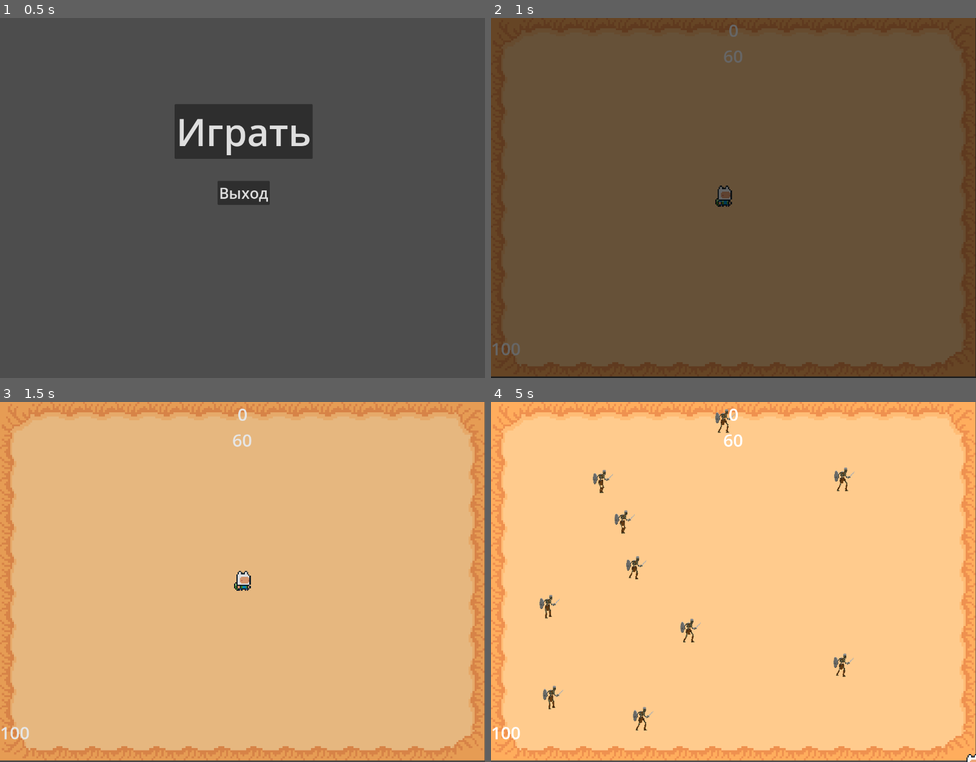
Above: before the commit, frames 1-4 (two rows, left to right).
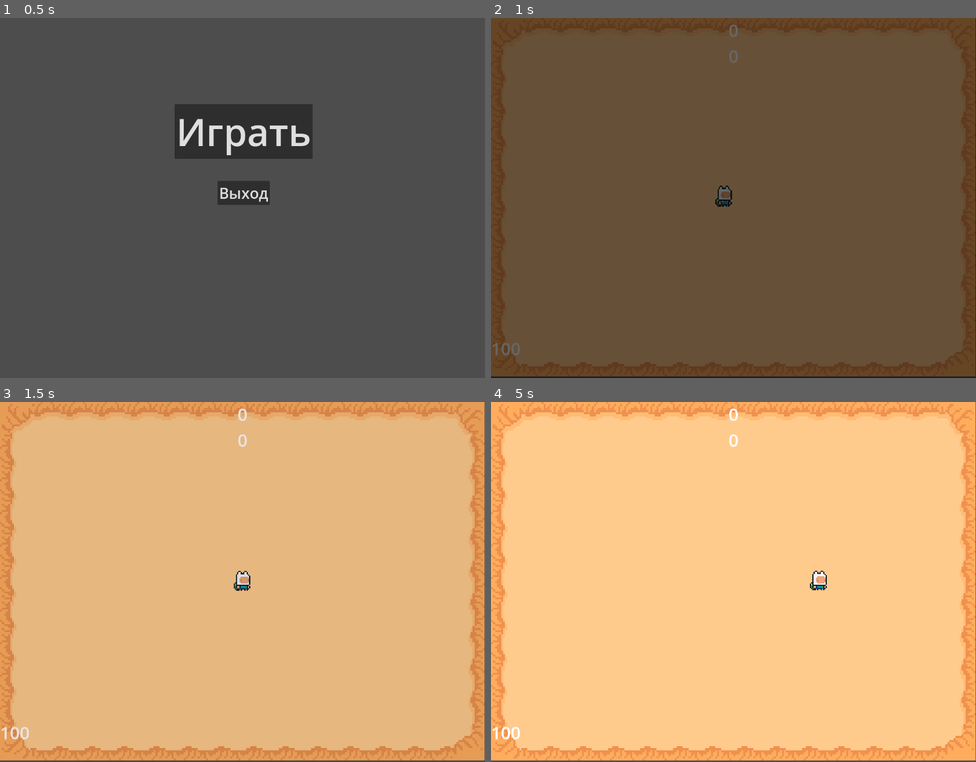
Above: after the commit, the same moments.

Repository: Icehummer2012/Oasis-Game
Game: Godot game, scene res://scenes/menu.tscn
The game is run twice, just before and just after one commit, with the same random seed, the same clock (stepped at 60 frames per second) and the same inputs.
Inputs:
- Up to frame 1 (0.5 s): no input
- Up to frame 2 (1 s): click "Играть" at 0.5 s
- Up to frame 3 (1.5 s): hold Right (ui_right) from 1.28 s (still down); tap E (interact) at 1.35 s
- Up to frame 4 (5 s): release Right (ui_right) at 2.03 s; hold Down (ui_down) 2.03-2.78 s; tap E (interact) every 0.75 s from 2.1 to 4.35 s; hold Right (ui_right) 2.78-3.53 s; hold Up (ui_up) 3.53-4.28 s; hold Left (ui_left) from 4.28 s (still down)

Frame 1 is identical in both runs. In frame 2, less than 0.1% of the frame differs, in the area x 48-52%, y 8-13%; in frame 3, 0.1%; in frame 4, 1.2%, in the area x 10-100%, y 2-100%.
Error before the commit: Invalid access to property or key 'speed_player' on a base object of type 'Node (GlobalManager)'. (res://scripts/player/player.gd:88)
Error after the commit: Parse Error: Unexpected "Identifier" in class body. (res://scripts/mobs/skeleton.gd:84)

Commit message:
Auto-update

Diff:
--- a/project.godot
+++ b/project.godot
@@ -10,7 +10,7 @@
 
 [application]
 
-config/name="Game"
+config/name="Oasis"
 run/main_scene="res://scenes/menu.tscn"
 config/features=PackedStringArray("4.2", "Mobile")
 
--- a/scenes/hud.tscn
+++ b/scenes/hud.tscn
@@ -35,7 +35,7 @@
 horizontal_alignment = 1
 vertical_alignment = 1
 
-[node name="Time" type="Label" parent="VBoxContainer"]
+[node name="TimeLabel" type="Label" parent="VBoxContainer"]
 layout_mode = 2
 text = "60"
 label_settings = SubResource("LabelSettings_pfgwg")
--- a/scenes/player.tscn
+++ b/scenes/player.tscn
@@ -171,7 +171,7 @@
 [sub_resource type="CircleShape2D" id="CircleShape2D_pinx7"]
 radius = 66.3407
 
-[node name="Player" type="CharacterBody2D" groups=["Player"]]
+[node name="Player" type="CharacterBody2D" groups=["players"]]
 light_mask = 2
 z_index = 4
 scale = Vector2(2.9546, 2.9546)
--- a/scripts/global/Global.gd
+++ b/scripts/global/Global.gd
@@ -2,11 +2,12 @@
 class_name GlobalManager
 
 # Глобальные переменные
+var speed_player = 200
 var stage_game = 1
 var location = "village"
 var points = 0
 var score = 0
-var hp = 100  # Добавьте эту строку, если ее нет
+var hp = 100
 
 # Глобальные функции
 func reset_game():
--- a/scripts/mobs/skeleton.gd
+++ b/scripts/mobs/skeleton.gd
@@ -2,7 +2,6 @@
 class_name Mobs
 
 # Переменные
-@onready var player = get_parent().get_node("Player")
 @onready var anim = $AnimatedSprite2D
 var speed = 50 + Global.stage_game
 var damage_mobs = 1 + Global.stage_game
@@ -11,11 +10,21 @@
 var rate_of_fire = 0.25
 var all_target_player = []
 var life = true
+var players = []
 
 # Сигналы
 signal killed
 
 # Основная функция
+func _ready():
+	# Ищем всех игроков в группе "players"
+	players = get_tree().get_nodes_in_group("players")
+	if players.size() == 0:
+		print("No players found")
+	else:
+		print("Players found: ", players.size())
+
+# Основная функция физического процесса
 func _physics_process(_delta):
 	if life:
 		walking()
@@ -24,11 +33,21 @@
 
 # Передвижение моба
 func walking():
-	if player != null:
-		var direction = (player.position - position).normalized()
-		velocity = direction * speed
-		anim.flip_h = direction.x < 0
-		anim.play("Walk")
+	if players.size() > 0:
+		# Ищем ближайшего игрока
+		var nearest_player = null
+		var nearest_distance = INF
+		for player in players:
+			var distance = global_position.distance_to(player.global_position)
+			if distance < nearest_distance:
+				nearest_distance = distance
+				nearest_player = player
+
+		if nearest_player != null:
+			var direction = (nearest_player.global_position - global_position).normalized()
+			velocity = direction * speed
+			anim.flip_h = direction.x < 0
+			anim.play("Walk")
 
 # Атака
 func attack():
@@ -62,3 +81,4 @@
 func _on_Area2D_body_exited(body):
 	if body is Player:
 		all_target_player.erase(body)
+ц
--- a/scripts/player/player.gd
+++ b/scripts/player/player.gd
@@ -2,134 +2,97 @@
 class_name Player
 
 # ЗАГРУЗКА СЦЕН:
-# Узел для отображения метки взаимодействия
 @onready var InteractLabel = $Interaction/InteractLabel
-# Загрузка сцены с лазером
 @onready var laser_scene = preload("res://scenes/shot.tscn")
 
 # СИГНАЛЫ:
-# Сигнал для выстрела лазером
 signal laser_shot(laser_scene, location, target, damage)
-# Сигнал для изменения HP
 signal HP_change(HP)
 
 # ПЕРЕМЕННЫЕ:
-# Константы для ускорения и трения
 const accel = 1200
 const friction = 1400
-# Вектор для движения
 var movement_vector = Vector2.ZERO
-# Список всех объектов для взаимодействия
 var all_interaction = []
-# Список всех целей для атаки
 var all_target_attack = []
-# Текущая цель для атаки
 var target = null
-# Флаг перезарядки
 var shoot_cd = false
-# Скорость стрельбы
 var rate_of_fire = 0.25
-# Урон
 var damage = 10
-# Очки здоровья
 var HP = 100
 
 # ФУНКЦИИ:
-# Функция, выполняемая при готовности узла
 func _ready():
 	pass
 
-# Основная функция процесса
 func _process(_delta):
-	# Если есть цели для атаки, сортируем их по расстоянию и выбираем ближайшую
 	if all_target_attack:
 		all_target_attack.sort_custom(_sort_distance)
 		target = all_target_attack[0]
-		# Проверяем, можно ли стрелять
 		if not shoot_cd:
 			shoot_cd = true
 			shoot()
-			# Ждем таймера перед следующим выстрелом
 			await get_tree().create_timer(rate_of_fire).timeout
 			shoot_cd = false
-	# Если здоровье меньше или равно 0, удаляем узел
 	if HP <= 0:
 		queue_free()
 
-# Функция для физического процесса
 func _physics_process(_delta):
 	player_movement(_delta)
-	# Проверка нажатия кнопки взаимодействия
 	if Input.is_action_just_pressed("interact"):
 		execute_interaction()
-	# Передвижение узла
 	move_and_slide()
-	# Ограничение передвижения игрока в пределах видимой области
 	global_position = global_position.clamp(Vector2.ZERO, get_viewport_rect().size)
 
-# Функция для получения ввода от пользователя
 func get_input():
 	movement_vector.x = int(Input.is_action_pressed("ui_right")) - int(Input.is_action_pressed("ui_left"))
 	movement_vector.y = int(Input.is_action_pressed("ui_down")) - int(Input.is_action_pressed("ui_up"))
 	return movement_vector.normalized()
 
-# Функция для движения игрока с учетом ускорения и трения
 func player_movement(delta):
 	movement_vector = get_input()
 	if movement_vector == Vector2.ZERO:
-		# Если нет ввода, применяем трение для остановки
 		if velocity.length() > (friction * delta):
 			velocity -= velocity.normalized() * (friction * delta)
 		else:
 			velocity = Vector2.ZERO
 	else:
-		# Применяем ускорение для движения
 		velocity += (movement_vector * accel * delta)
 		velocity = velocity.limit_length(Global.speed_player)
 
-# Функция при входе в область взаимодействия
 func _on_interaction_area_area_entered(area):
 	all_interaction.insert(0, area)
 	update_interaction()
 
-# Функция при выходе из области взаимодействия
 func _on_interaction_area_area_exited(area):
 	all_interaction.erase(area)
 	update_interaction()
 
-# Функция для обновления метки взаимодействия
 func update_interaction():
 	if all_interaction:
 		InteractLabel.text = 'E'
 	else:
 		InteractLabel.text = ''
 
-# Функция для выполнения взаимодействия
 func execute_interaction():
 	if all_interaction:
 		if all_interaction[0].is_in_group("portal"):
-			# Здесь была логика с переменной Controle, теперь просто удаляем её
 			pass
 
-# Функция для выстрела
 func shoot():
 	laser_shot.emit(laser_scene, global_position, target, damage)
 
-# Функция при входе в радиус атаки
 func _on_attack_radius_area_entered(area):
 	all_target_attack.insert(0, area)
 
-# Функция при выходе из радиуса атаки
 func _on_attack_radius_area_exited(area):
 	all_target_attack.erase(area)
 
-# Функция для сортировки целей по расстоянию до игрока
 func _sort_distance(area1, area2):
 	var area1_to_player = global_position.distance_to(area1.global_position)
 	var area2_to_player = global_position.distance_to(area2.global_position)
 	return area1_to_player < area2_to_player
 
-# Функция для получения урона
 func hit(damage_mobs):
 	HP -= damage_mobs
 	HP_change.emit(HP)
--- a/scripts/ui/hud.gd
+++ b/scripts/ui/hud.gd
@@ -3,10 +3,12 @@
 # Узлы для отображения очков и здоровья
 @onready var score_label := $VBoxContainer/ScoreLabel
 @onready var hp_label := $VBoxContainer/HPLabel
+@onready var time_label := $VBoxContainer/TimeLabel
 
 # Глобальные переменные
 var score = 0
 var hp = 100
+var time = 0  # Объявите переменную time
 
 # Обновление очков
 func set_score(value):
@@ -24,7 +26,16 @@
 	else:
 		print("HPLabel is null")
 
+# Обновление времени
+func set_time(value):
+	time = value
+	if time_label != null:
+		time_label.text = str(time)
+	else:
+		print("TimeLabel is null")
+
 # Пример использования в другом скрипте
 func _ready():
 	set_score(Global.score)
 	set_hp(Global.hp)
+	set_time(time)  # Установите начальное значение времени
